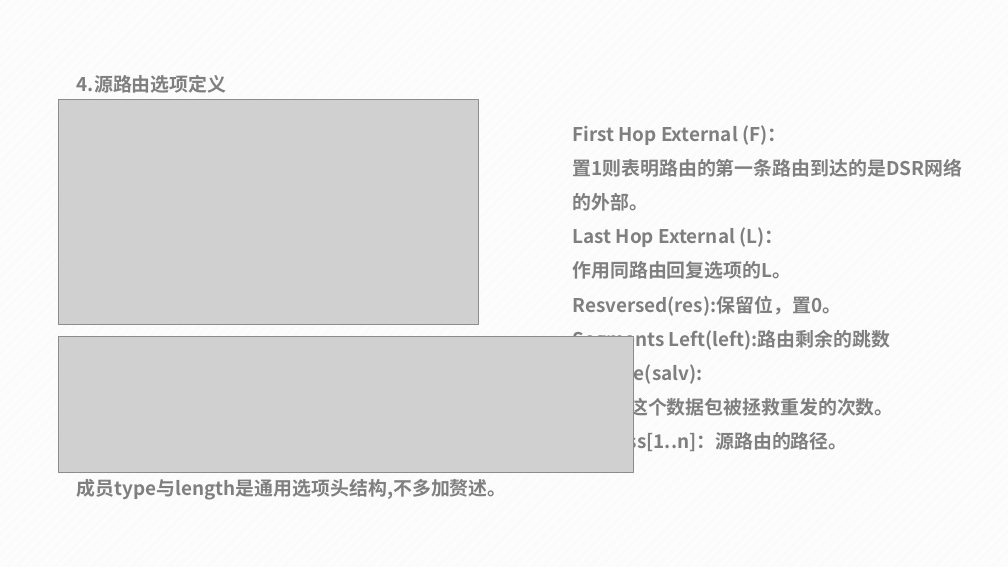
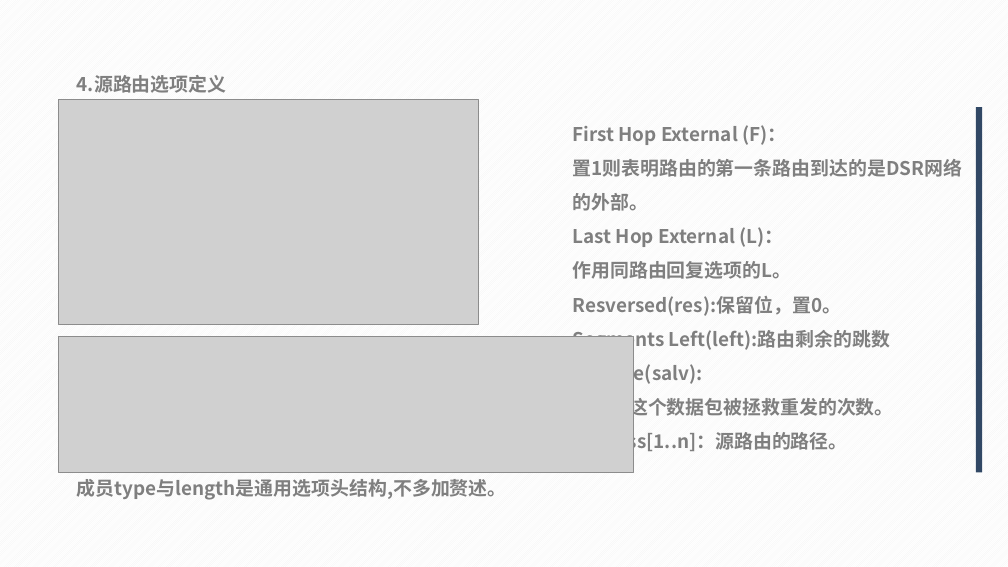
Before and after one commit to Sma-yida/201692204, a slide deck: slide 14 of DSR-uu代码分析.pptx. Drawn at 1008x567 pixels with LibreOffice and Linux fonts; fonts in the diff are those of the drawing; grey boxes stand for pictures. Boxes give left, top, right and bottom in pixels: in the first picture for what was removed or moved away, otherwise in the second. Text is boxed around its words. In the diff, an @@ line names an element or a change of style, - is before the commit and + after.

```diff
--- a/DSR-uu代码分析.pptx
+++ b/DSR-uu代码分析.pptx
@@ rectangle added at (976,107,982,473), fill #314865 @@
```
Also in this commit, not shown: 14 other slides changed, 5 slides added.
